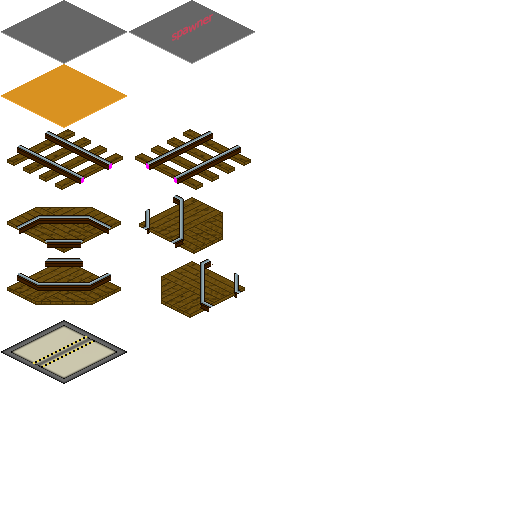
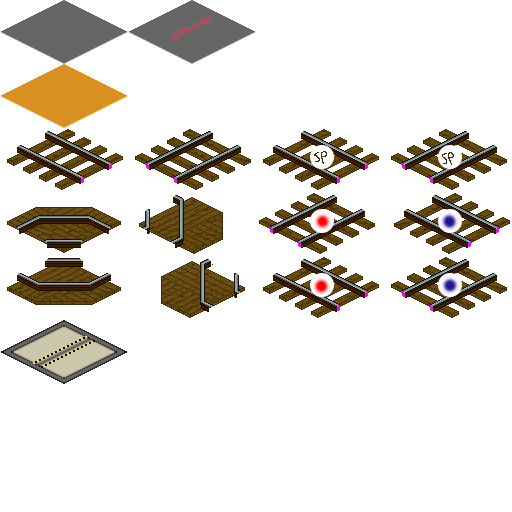
Layer changes from the first 512x512 image to the second:
added layer "Layer 4 copy 5" above "Layer 4 copy 4" over [310, 145, 462, 297]
added layer "Layer 4 copy 4" above "Layer 4 copy" over [259, 129, 510, 318]
